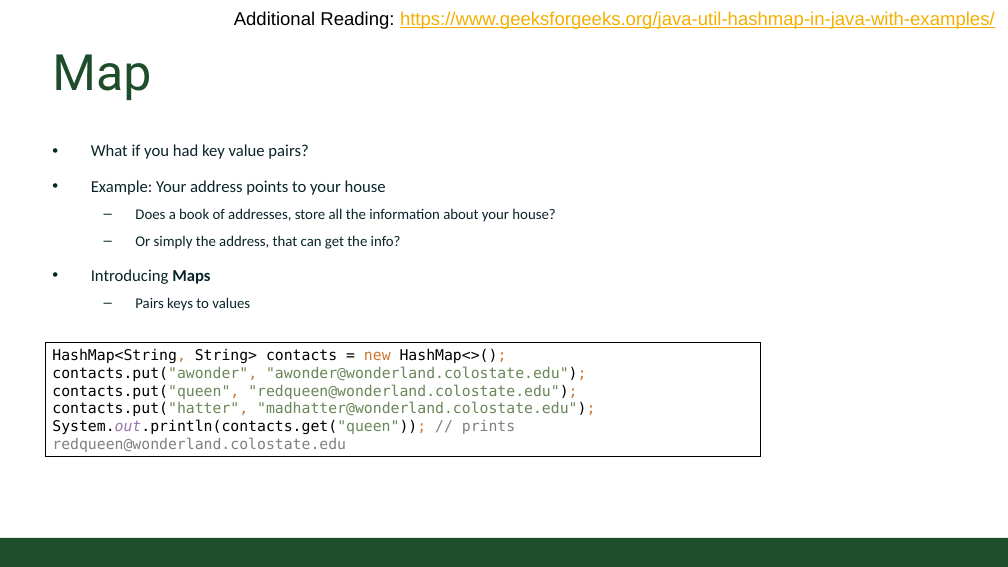
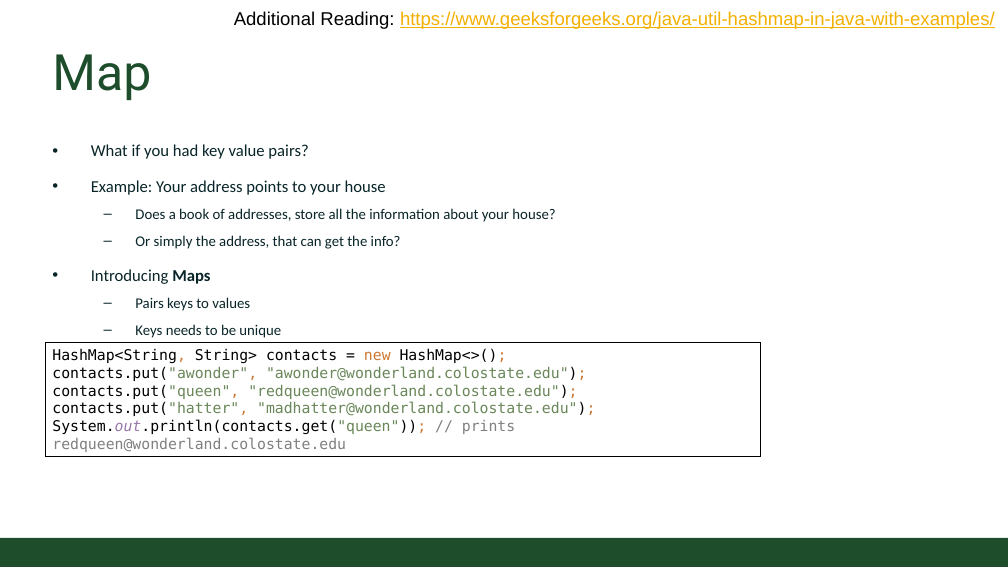
Before and after one commit to CSU-CompSci-CS163-4/Handouts, a slide deck: slide 7 of slides/On-Campus/14_03_Collections.pptx (slide 4 before the commit). Drawn at 1008x567 pixels with LibreOffice and Linux fonts; fonts in the diff are those of the drawing; background and template pictures are left out. Boxes give left, top, right and bottom in pixels: in the first picture for what was removed or moved away, otherwise in the second. Text is boxed around its words. In the diff, an @@ line names an element or a change of style, - is before the commit and + after.

```diff
--- a/slides/On-Campus/14_03_Collections.pptx
+++ b/slides/On-Campus/14_03_Collections.pptx
@@ text at (x1=135, y1=324, x2=281, y2=338): paragraph added @@
+  – Keys needs to be unique
```
Also in this commit, not shown: 1 other slide changed, 4 slides added.
